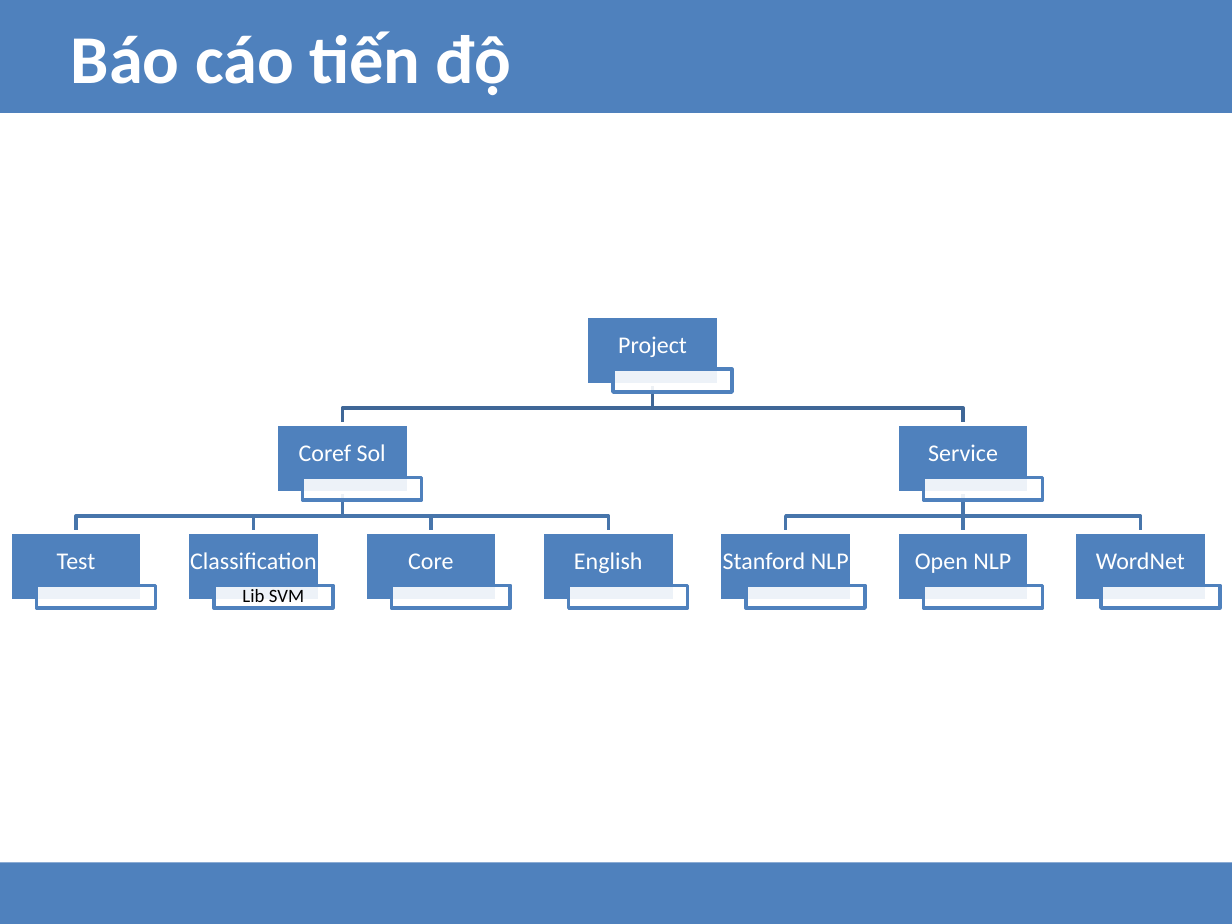
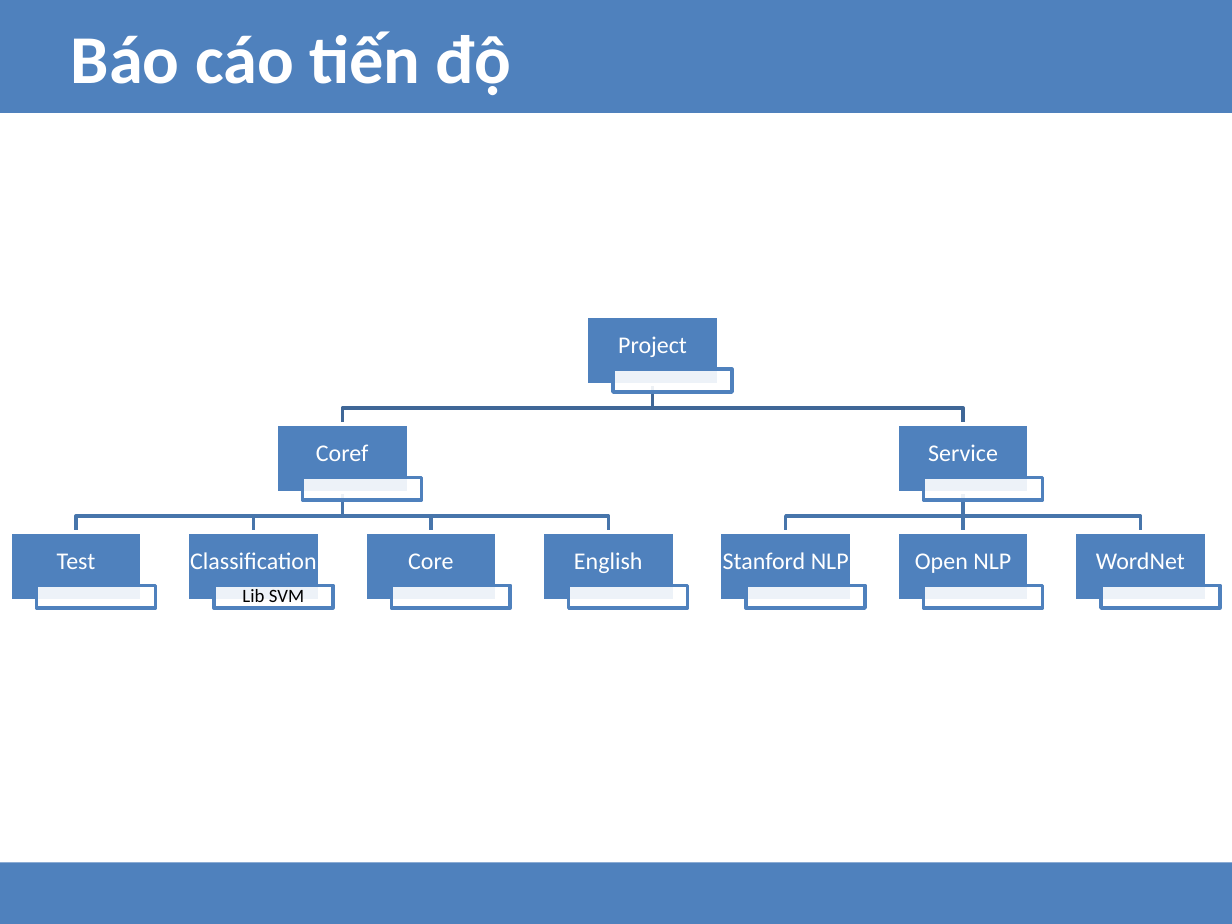
Before and after one commit to hungnd1475/graduate-thesis-hcmut-2015, a slide deck: slide 5 of reports/lvtn/presentation.pptx. Drawn at 1232x924 pixels with LibreOffice and Linux fonts; fonts in the diff are those of the drawing. Boxes give left, top, right and bottom in pixels: in the first picture for what was removed or moved away, otherwise in the second. Text is boxed around its words. In the diff, an @@ line names an element or a change of style, - is before the commit and + after.

```diff
--- a/reports/lvtn/presentation.pptx
+++ b/reports/lvtn/presentation.pptx
@@ text at (x1=316, y1=444, x2=369, y2=461): text changed @@
-Coref Sol
+Coref
```
Also in this commit, not shown: 3 other slides changed.
